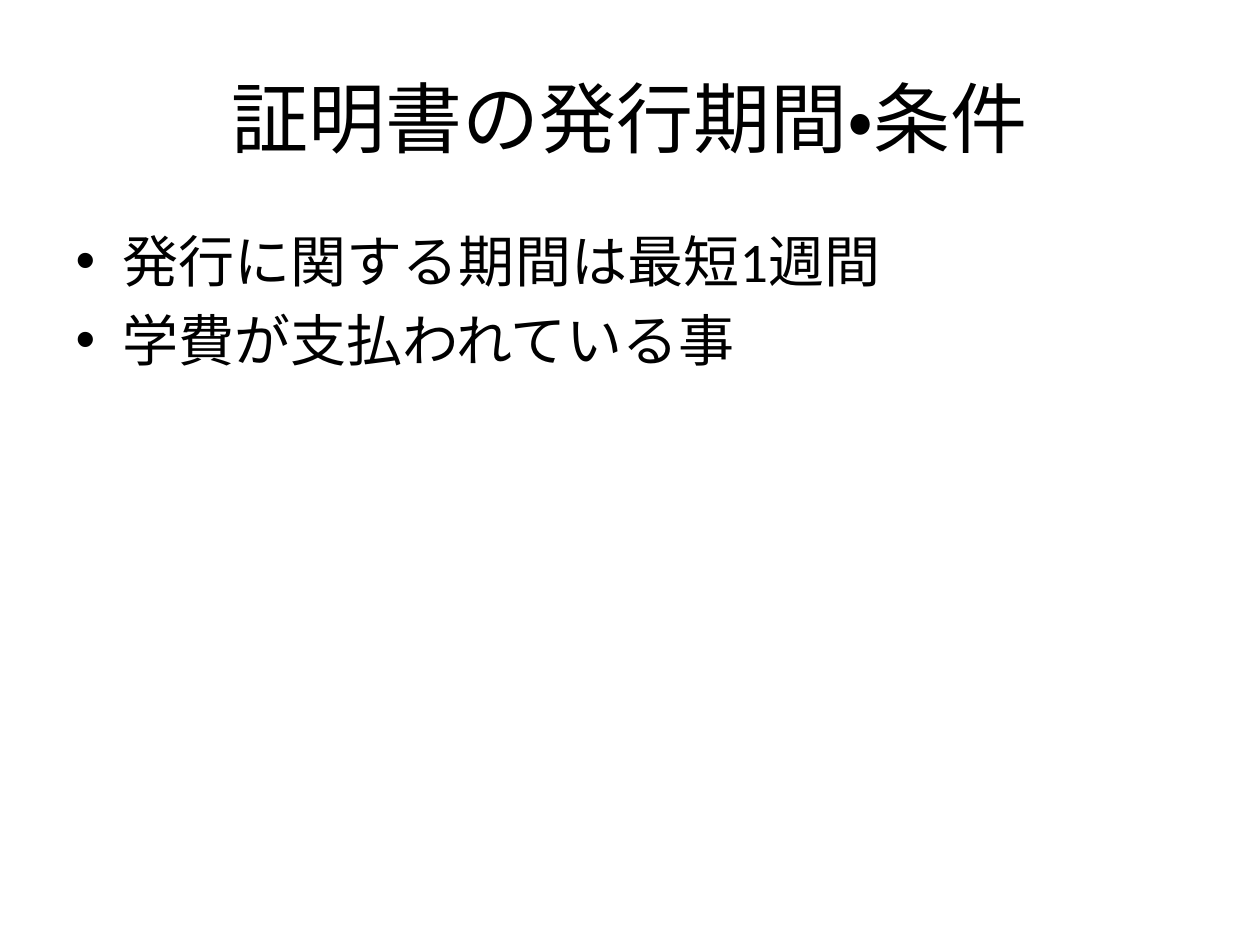
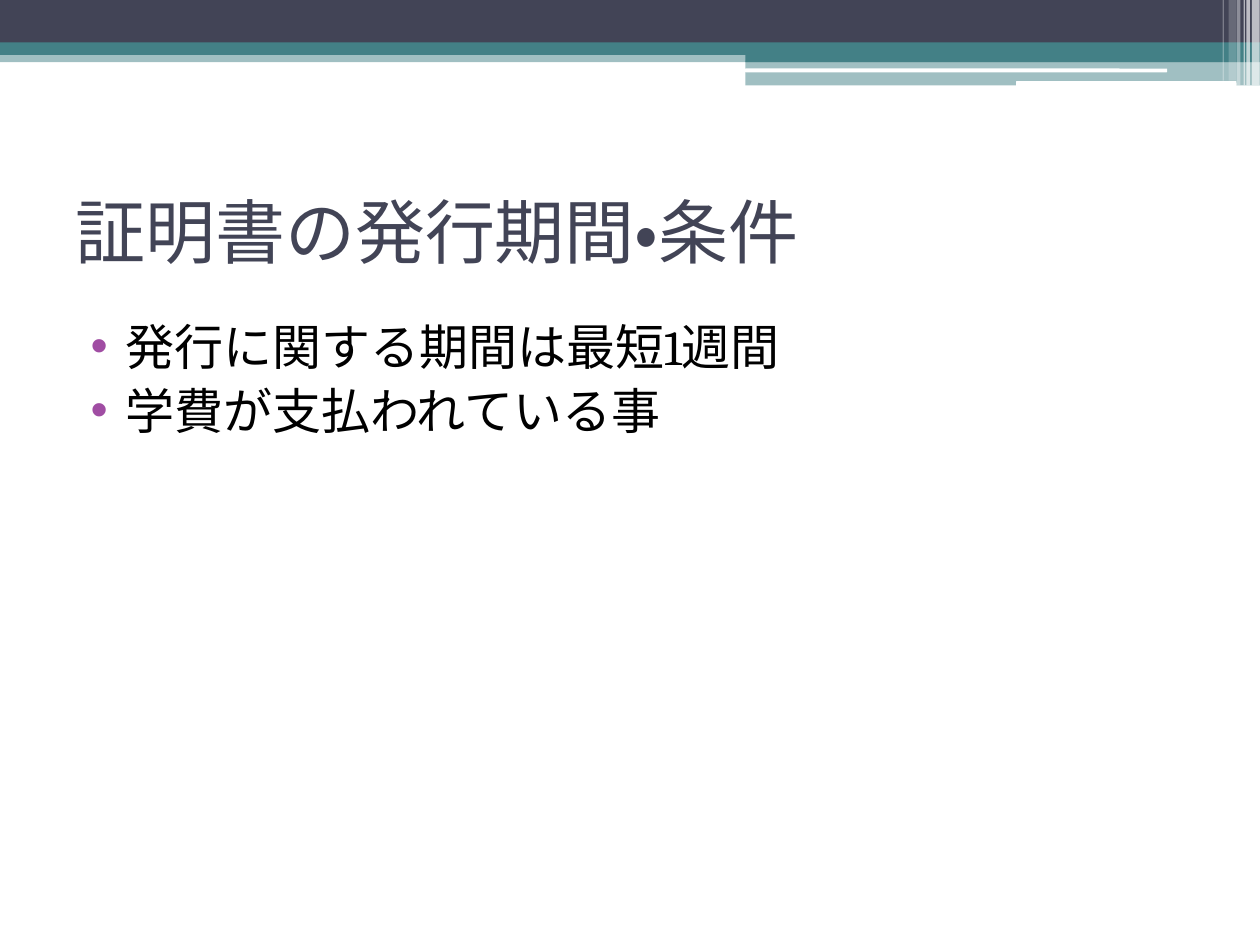
Before and after one commit to YoshihiroUEDA/shushoku, a slide deck: slide 15 of 就職指導週間（大橋校講義用PP）.pptx (slide 12 before the commit). Drawn at 1260x945 pixels with LibreOffice and Linux fonts; fonts in the diff are those of the drawing. Boxes give left, top, right and bottom in pixels: in the first picture for what was removed or moved away, otherwise in the second. Text is boxed around its words. In the diff, an @@ line names an element or a change of style, - is before the commit and + after.

```diff
--- a/就職指導週間（大橋校講義用PP）.pptx
+++ b/就職指導週間（大橋校講義用PP）.pptx
@@ rectangle added at bbox=[0, 0, 1260, 43], fill #424456 @@
@@ rectangle added at bbox=[1222, 0, 1223, 81], fill #FFFFFF at 30% opacity @@
@@ rectangle added at bbox=[1228, 0, 1236, 81], fill #FFFFFF at 20% opacity @@
@@ rectangle added at bbox=[1237, 0, 1241, 86], fill #FFFFFF at 40% opacity @@
@@ rectangle added at bbox=[1244, 0, 1245, 86], fill #FFFFFF at 60% opacity @@
@@ rectangle added at bbox=[1246, 0, 1250, 86], fill #FFFFFF at 65% opacity @@
@@ rectangle added at bbox=[1252, 0, 1260, 86], fill #FFFFFF at 65% opacity @@
@@ rectangle added at bbox=[0, 50, 1260, 62], fill #438086 at 50% opacity @@
@@ rectangle added at bbox=[0, 43, 1260, 55], fill #438086 @@
@@ rectangle added at bbox=[746, 49, 1260, 62], fill #438086 @@
@@ rounded rectangle added at bbox=[745, 68, 1167, 72], fill #FFFFFF @@
@@ rectangle added at bbox=[746, 60, 1260, 86], fill #438086 at 50% opacity @@
@@ rounded rectangle added at bbox=[1016, 81, 1236, 86], fill #FFFFFF @@
@@ title "証明書の発行期間・条件": place and size @@
-title "証明書の発行期間・条件" at bbox=[232, 82, 1028, 154]
+title "証明書の発行期間・条件" at bbox=[75, 199, 798, 264]
@@ title "証明書の発行期間・条件" at bbox=[75, 199, 798, 264]: size 44 to 40 pt, font Calibri to Roboto, text colour #000000 to #424456; alignment centre to left @@
@@ text "発行に関する期間は最短1週間": place and size @@
-text "発行に関する期間は最短1週間" at bbox=[123, 235, 880, 366]
+text "発行に関する期間は最短1週間" at bbox=[126, 324, 780, 433]
@@ text "発行に関する期間は最短1週間" at bbox=[126, 324, 780, 433]: size 32 to 28 pt, font Calibri to Cambria; indent changed; less space between paragraphs @@
```
Also in this commit, not shown: 21 other slides changed, 5 slides added, 1 slide removed, 5 other files.
